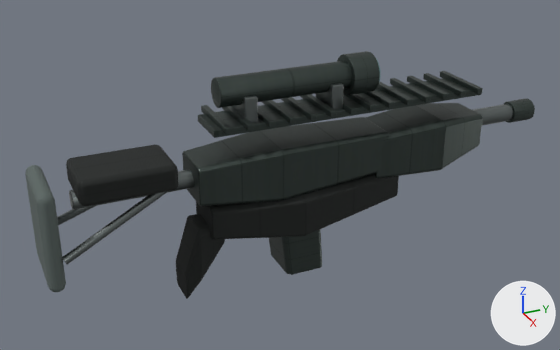
The glTF model public/assets/original/models/weapons/pass65-firearms/m14-ebr/m14-ebr-fp-lod0.glb: old version first, new version second.
Rendered twice from a camera (50 mm lens) standing at (2.302, -1.227, 0.997) and looking at (-0.058, -0.165, -0.183). Arrows for +X, +Y and +Z are at lower right; the lights stay in place. The first picture is the older version. Where no turn or scale is listed for an object, it has been applied to the vertices. Vertices at exactly the same position are counted once.

Objects in the first picture: 'm14-ebr_FP_LOD0_Runtime_magazine_MAT_Pass65_m14_ebr_Primary_PBR', 'm14-ebr_FP_LOD0_Runtime_static_MAT_Pass65_m14_ebr_Gunmetal', 'm14-ebr_FP_LOD0_Runtime_static_MAT_Pass65_m14_ebr_Polymer_PBR', 'm14-ebr_FP_LOD0_Runtime_static_MAT_Pass65_m14_ebr_Primary_PBR', 'm14-ebr_FP_LOD0_Runtime_static_MAT_Pass65_m14_ebr_Rubber'.
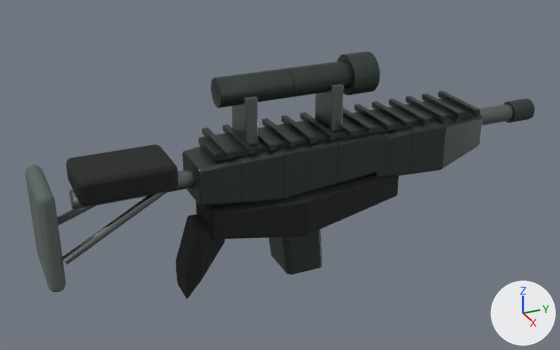
Where the change shows, as pixel boxes (x1, y1, x2, y2) in the pictures (560 x 350 px; the box of a moved part takes in the faces that stretch with it):
part 1 of me_m14ebr_action_fp_lod0_mesh, moved or reshaped
    before: (198, 78, 481, 138)
    after: (200, 131, 389, 163)
part 2 of me_m14ebr_action_fp_lod0_mesh, moved or reshaped
    before: (201, 105, 232, 135)
    after: (202, 127, 233, 158)
part 3 of me_m14ebr_action_fp_lod0_mesh, moved or reshaped
    before: (222, 106, 254, 131)
    after: (223, 124, 254, 155)
part 4 of me_m14ebr_action_fp_lod0_mesh, moved or reshaped
    before: (258, 108, 275, 128)
    after: (258, 130, 275, 151)
part 5 of me_m14ebr_action_fp_lod0_mesh, moved or reshaped
    before: (262, 100, 296, 124)
    after: (262, 118, 296, 147)
part 6 of me_m14ebr_action_fp_lod0_mesh, moved or reshaped
    before: (281, 97, 317, 121)
    after: (281, 115, 316, 144)
part 7 of me_m14ebr_action_fp_lod0_mesh, moved or reshaped
    before: (300, 94, 337, 118)
    after: (300, 112, 336, 141)
part 8 of me_m14ebr_action_fp_lod0_mesh, moved or reshaped
    before: (343, 100, 356, 115)
    after: (342, 122, 355, 137)
part 9 of me_m14ebr_action_fp_lod0_mesh, moved or reshaped
    before: (344, 94, 375, 112)
    after: (343, 108, 374, 134)
part 10 of me_m14ebr_action_fp_lod0_mesh, moved or reshaped
    before: (365, 91, 394, 109)
    after: (354, 104, 393, 131)
part 11 of me_m14ebr_action_fp_lod0_mesh, moved or reshaped
    before: (377, 81, 413, 106)
    after: (372, 101, 411, 127)
part 12 of me_m14ebr_action_fp_lod0_mesh, moved or reshaped
    before: (390, 78, 431, 103)
    after: (389, 99, 429, 124)
part 13 of me_m14ebr_action_fp_lod0_mesh, moved or reshaped
    before: (407, 76, 448, 100)
    after: (405, 96, 446, 121)
part 14 of me_m14ebr_action_fp_lod0_mesh, moved or reshaped
    before: (423, 73, 466, 97)
    after: (422, 93, 463, 118)
part 15 of me_m14ebr_action_fp_lod0_mesh, moved or reshaped
    before: (440, 71, 483, 94)
    after: (438, 91, 480, 115)
part 16 of me_m14ebr_action_fp_lod0_mesh, added
    after: (199, 98, 479, 161)

The change, as a diff of the scene's bpy script:
```diff
--- a/public/assets/original/models/weapons/pass65-firearms/m14-ebr/m14-ebr-fp-lod0.glb.py
+++ b/public/assets/original/models/weapons/pass65-firearms/m14-ebr/m14-ebr-fp-lod0.glb.py
@@ me_m14ebr_action_fp_lod0_mesh @@
 # used by ob_m14_ebr_fp_lod0_runtime_static_mat_pass65_m14_ebr_primary_pbr; location = (0.0, 0.193, -0.045)
-me_m14ebr_action_fp_lod0_mesh.from_pydata(...)  # 2940 vertices, 5784 faces; spans x -0.125..0.125, y -0.715..0.715, z -0.301..0.301
+me_m14ebr_action_fp_lod0_mesh.from_pydata(...)  # 3036 vertices, 5972 faces; spans x -0.125..0.125, y -0.715..0.715, z -0.301..0.301
+# me_m14ebr_action_fp_lod0_mesh part 1: the loose piece of 96 vertices spanning x -0.084..0.084, y -0.655..0.405, z 0.107..0.132 is scaled about its middle by (0.891, 1, 1.14), then moved by (0.0, 0.0, -0.105)
+# me_m14ebr_action_fp_lod0_mesh part 2: the loose piece of 96 vertices spanning x -0.12..0.12, y -0.628..-0.606, z 0.126..0.148 is moved by (0.0, 0.0, -0.082)
+# me_m14ebr_action_fp_lod0_mesh part 3: the loose piece of 96 vertices spanning x -0.12..0.12, y -0.552..-0.53, z 0.126..0.148 is moved by (0.0, 0.0, -0.082)
+# me_m14ebr_action_fp_lod0_mesh part 4: the loose piece of 96 vertices spanning x -0.12..0.12, y -0.477..-0.455, z 0.126..0.148 is moved by (0.0, 0.0, -0.082)
+# me_m14ebr_action_fp_lod0_mesh part 5: the loose piece of 96 vertices spanning x -0.12..0.12, y -0.401..-0.379, z 0.126..0.148 is moved by (0.0, 0.0, -0.082)
+# me_m14ebr_action_fp_lod0_mesh part 6: the loose piece of 96 vertices spanning x -0.12..0.12, y -0.325..-0.303, z 0.126..0.148 is moved by (0.0, 0.0, -0.082)
+# me_m14ebr_action_fp_lod0_mesh part 7: the loose piece of 96 vertices spanning x -0.12..0.12, y -0.25..-0.228, z 0.126..0.148 is moved by (0.0, 0.0, -0.082)
+# me_m14ebr_action_fp_lod0_mesh part 8: the loose piece of 96 vertices spanning x -0.12..0.12, y -0.174..-0.152, z 0.126..0.148 is moved by (0.0, 0.0, -0.082)
+# me_m14ebr_action_fp_lod0_mesh part 9: the loose piece of 96 vertices spanning x -0.12..0.12, y -0.098..-0.076, z 0.126..0.148 is moved by (0.0, 0.0, -0.082)
+# me_m14ebr_action_fp_lod0_mesh part 10: the loose piece of 96 vertices spanning x -0.12..0.12, y -0.022..0.0, z 0.126..0.148 is moved by (0.0, 0.0, -0.082)
+# me_m14ebr_action_fp_lod0_mesh part 11: the loose piece of 96 vertices spanning x -0.12..0.12, y 0.053..0.075, z 0.126..0.148 is moved by (0.0, 0.0, -0.082)
+# me_m14ebr_action_fp_lod0_mesh part 12: the loose piece of 96 vertices spanning x -0.12..0.12, y 0.129..0.151, z 0.126..0.148 is moved by (0.0, 0.0, -0.082)
+# me_m14ebr_action_fp_lod0_mesh part 13: the loose piece of 96 vertices spanning x -0.12..0.12, y 0.205..0.227, z 0.126..0.148 is moved by (0.0, 0.0, -0.082)
+# me_m14ebr_action_fp_lod0_mesh part 14: the loose piece of 96 vertices spanning x -0.12..0.12, y 0.28..0.302, z 0.126..0.148 is moved by (0.0, 0.0, -0.082)
+# me_m14ebr_action_fp_lod0_mesh part 15: the loose piece of 96 vertices spanning x -0.12..0.12, y 0.356..0.378, z 0.126..0.148 is moved by (0.0, 0.0, -0.082)
+# me_m14ebr_action_fp_lod0_mesh part 16: a new loose piece of 96 vertices spanning x -0.084..0.084, y -0.655..0.405, z 0.025..0.049, in mat_mat_pass65_m14_ebr_primary_pbr
 me_m14ebr_action_fp_lod0_mesh.materials.append(mat_mat_pass65_m14_ebr_primary_pbr)
```
